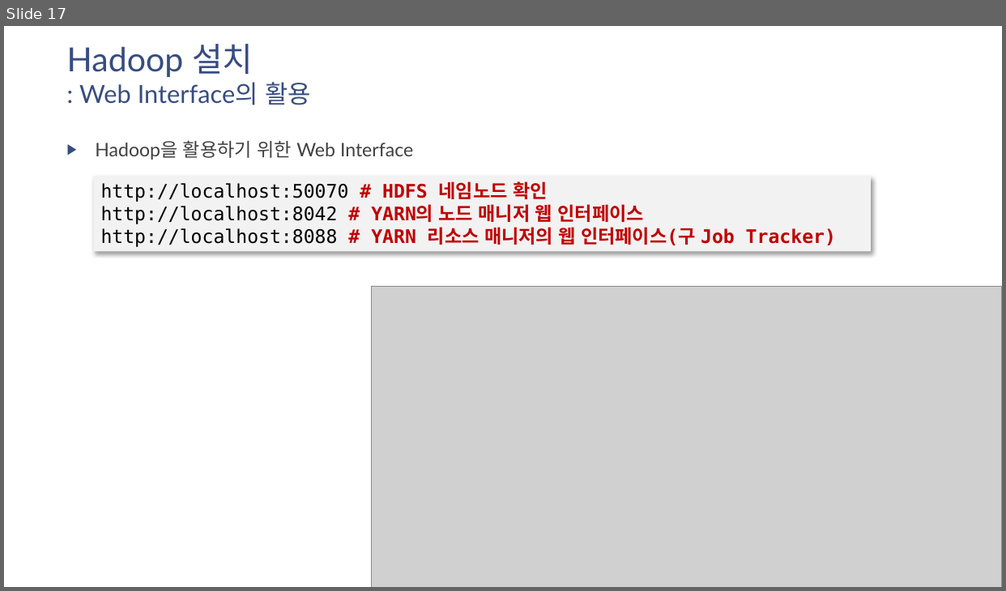
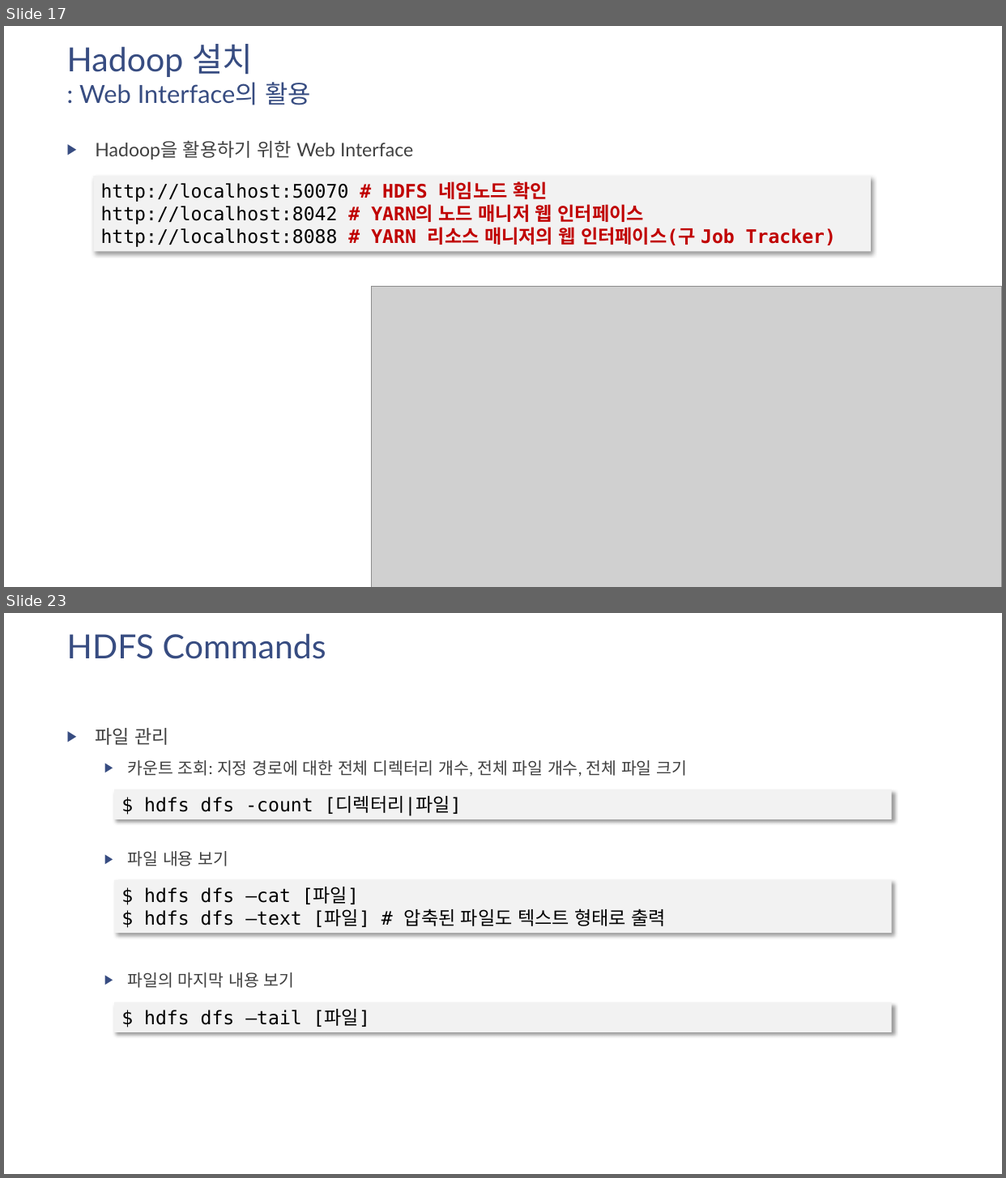
Before and after one commit to namsk/datascience-lecture-draft, a slide deck: slides/drafts/07-install-hadoop-on-centos7.pptx. Shown one above the other, each under a label of ours: slide 17 before the commit, slides 17 and 23 after it; the slides between them are not shown. The pictures are 1006x591 and 1006x1178 pixels, drawn with LibreOffice and Linux fonts; fonts in the diff are those of the drawing; grey boxes stand for pictures. Boxes give left, top, right and bottom in pixels: in the first picture for what was removed or moved away, otherwise in the second. Text is boxed around its words. In the diff, an @@ line names an element or a change of style, - is before the commit and + after.

```diff
--- a/slides/drafts/07-install-hadoop-on-centos7.pptx
+++ b/slides/drafts/07-install-hadoop-on-centos7.pptx
@@ slide 23 added at box(4, 613, 1002, 1174), background #FFFFFF @@
@@ title added at box(67, 633, 326, 659), 32 pt, text #384C81 @@
+HDFS Commands
@@ text added at box(95, 728, 687, 988), 16 pt, text #404040 @@
+▶ 파일 관리
+  ▶ 카운트 조회: 지정 경로에 대한 전체 디렉터리 개수, 전체 파일 개수, 전체 파일 크기
+  ▶ 파일 내용 보기
+  ▶ 파일의 마지막 내용 보기
@@ rectangle added at box(114, 790, 891, 820), fill #F2F2F2, 18 pt, text #000000 @@
+$ hdfs dfs -count [디렉터리|파일]
@@ rectangle added at box(114, 880, 891, 934), fill #F2F2F2, 18 pt, text #000000 @@
+$ hdfs dfs –cat [파일]
+$ hdfs dfs –text [파일] # 압축된 파일도 텍스트 형태로 출력
@@ rectangle added at box(114, 1003, 891, 1033), fill #F2F2F2, 18 pt, text #000000 @@
+$ hdfs dfs –tail [파일]
```
Also in this commit, not shown: 5 slides changed, 14 other slides added, 19 other files.
